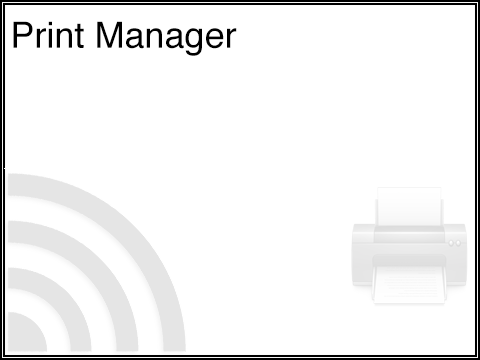
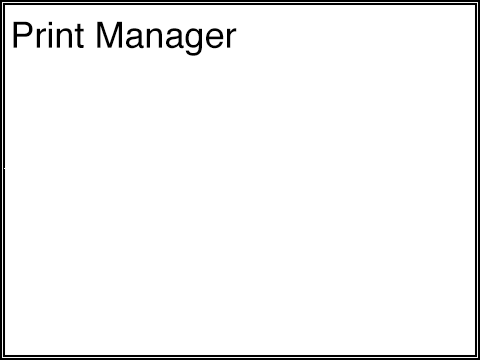
Two versions of the same layered image (480x360). Layer-by-layer changes:
removed layer "AirPort_512x512@2x" (was 10%) over [5, 173, 186, 355]
removed layer "printer" (was 15%) over [351, 187, 468, 306]
